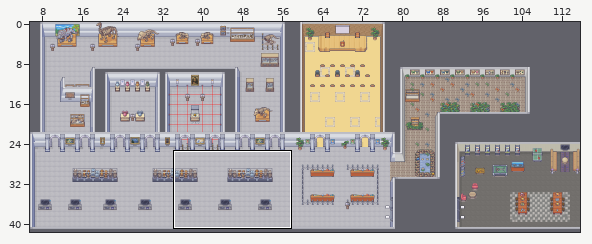
Level history. Tiled map (JSON): frontend/public/assets/tilemaps/indoors.json. The picture above shows the old version from afar; the outline marks the close-up.
Close-up. Old version:
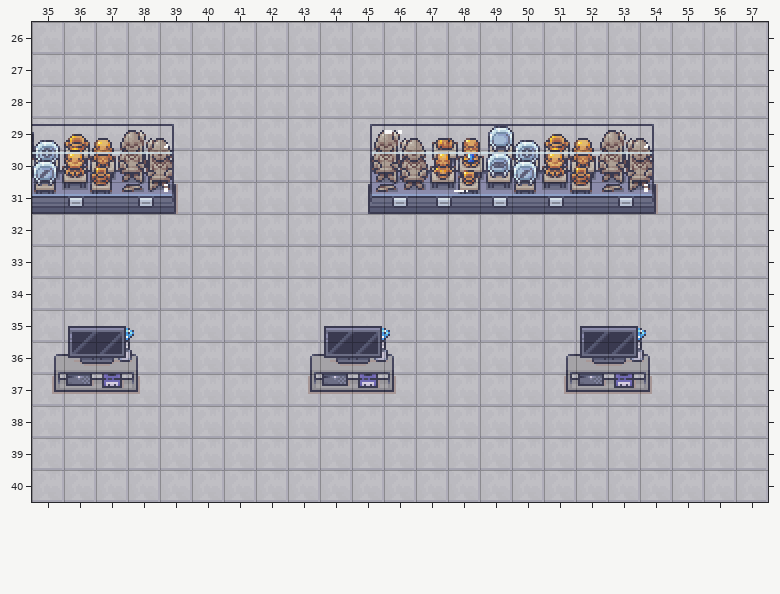
Cells are 32x32 px. Shown: x 35..57, y 26..40. The commit also changed other parts of the map, which this record leaves out.
Once edited:
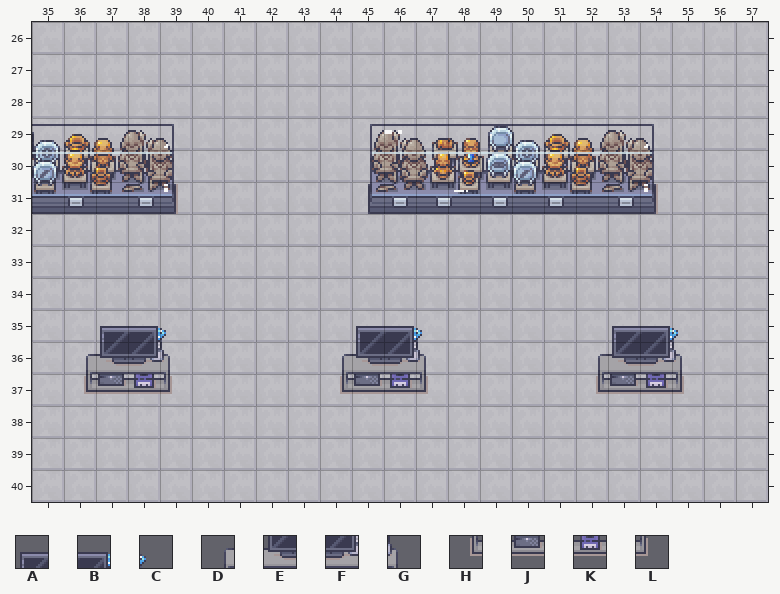
Key: from "14_Basement_32x32": A 476, B 761, C 762, D 774, E 776, F 777, G 778, H 790, J 792, K 793, L 794.
_ is an empty cell.
Change:
Layer "Walls":
Tile J becomes tile H in row 37 at x 36, 44 and 52.
Tile K becomes tile J in row 37 at x 37, 45 and 53.
Tile L becomes tile K in row 37 at x 38, 46 and 54.
The author put tile L in row 37 at x 39, 47 and 55.
The edit erases tile H in row 37 at x 35, 43 and 51.
Layer "Above Player":
Tile B becomes tile A in row 35 at x 37, 45 and 53.
Tile C becomes tile B in row 35 at x 38, 46 and 54.
The author put tile C in row 35 at x 39, 47 and 55.
Tile E becomes tile D in row 36 at x 36, 44 and 52.
Tile F becomes tile E in row 36 at x 37, 45 and 53.
Tile G becomes tile F in row 36 at x 38, 46 and 54.
The author put tile G in row 36 at x 39, 47 and 55.
The edit erases tile A in row 35 at x 36, 44 and 52.
The edit erases tile D in row 36 at x 35, 43 and 51.
Changed places in both close-ups, as pixel boxes (x1, y1, x2, y2):
changed: (52, 326, 172, 394)
changed: (308, 326, 428, 394)
changed: (564, 326, 684, 394)
